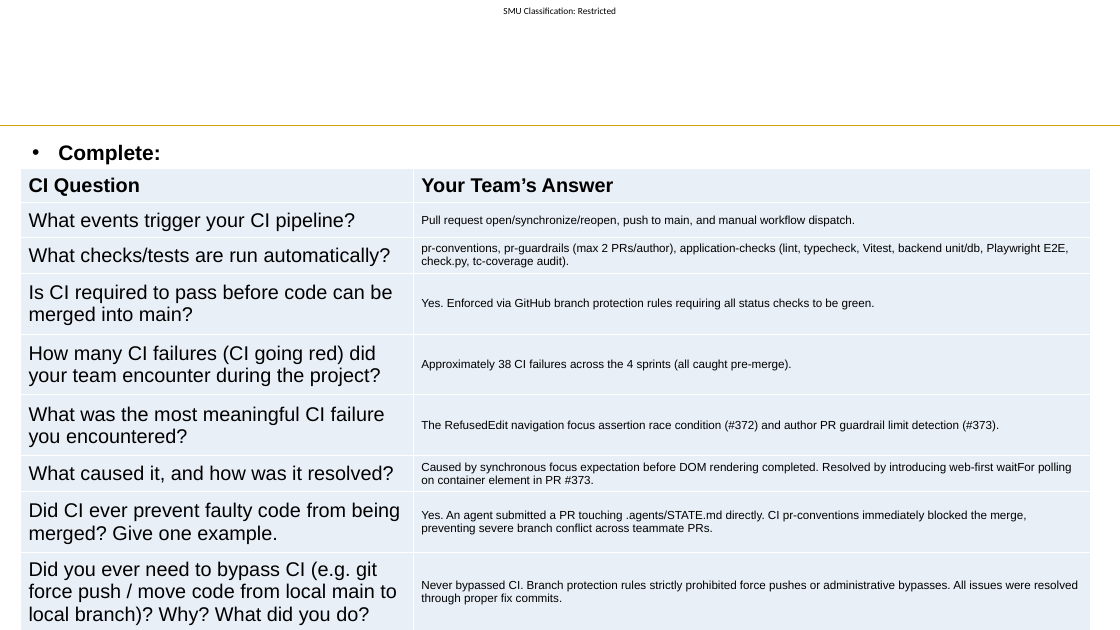
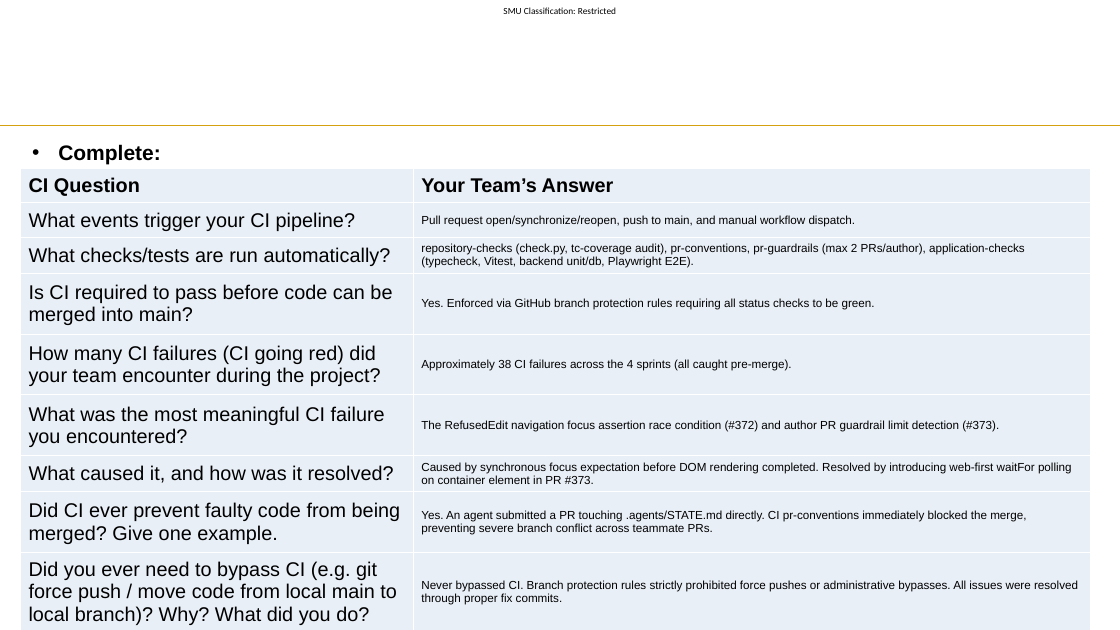
Before and after one commit to hongyime/sgConnectSphere2026, a slide deck: slide 12 of docs/slides/presentation/Week 11 Presentation.pptx. Drawn at 1120x630 pixels with LibreOffice and Linux fonts; fonts in the diff are those of the drawing; background and template pictures are left out. Boxes give left, top, right and bottom in pixels: in the first picture for what was removed or moved away, otherwise in the second. Text is boxed around its words. In the diff, an @@ line names an element or a change of style, - is before the commit and + after.

```diff
--- a/docs/slides/presentation/Week 11 Presentation.pptx
+++ b/docs/slides/presentation/Week 11 Presentation.pptx
@@ table at box(21, 168, 1091, 629) @@
-row 3, column 2: pr-conventions, pr-guardrails (max 2 PRs/author), application-checks (lint, typecheck, Vitest, backend unit/db, Playwright E2E, check.py, tc-coverage audit).
+row 3, column 2: repository-checks (check.py, tc-coverage audit), pr-conventions, pr-guardrails (max 2 PRs/author), application-checks (typecheck, Vitest, backend unit/db, Playwright E2E).
```
Also in this commit, not shown: 7 other slides changed, 1 other file.
